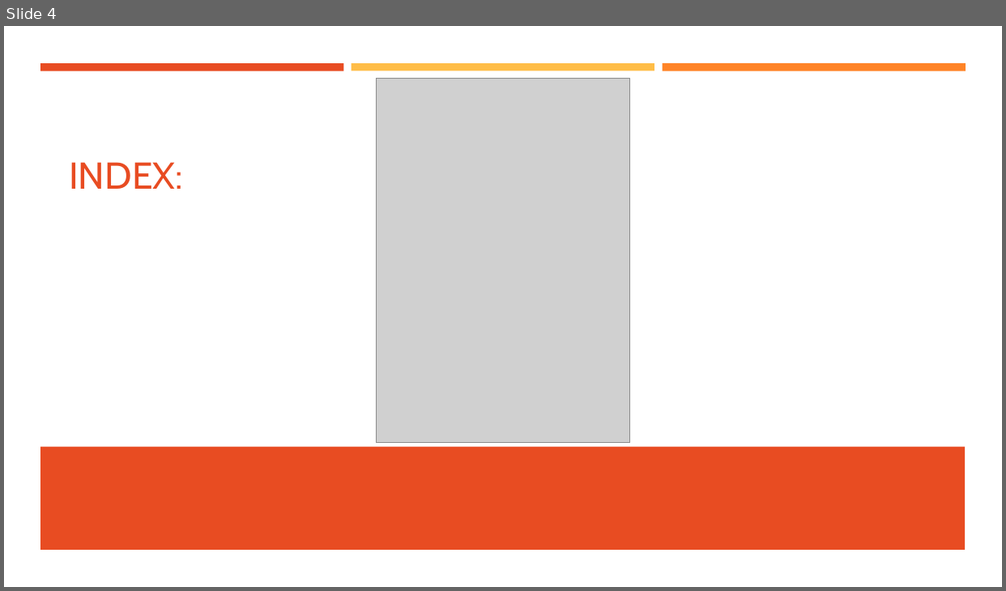
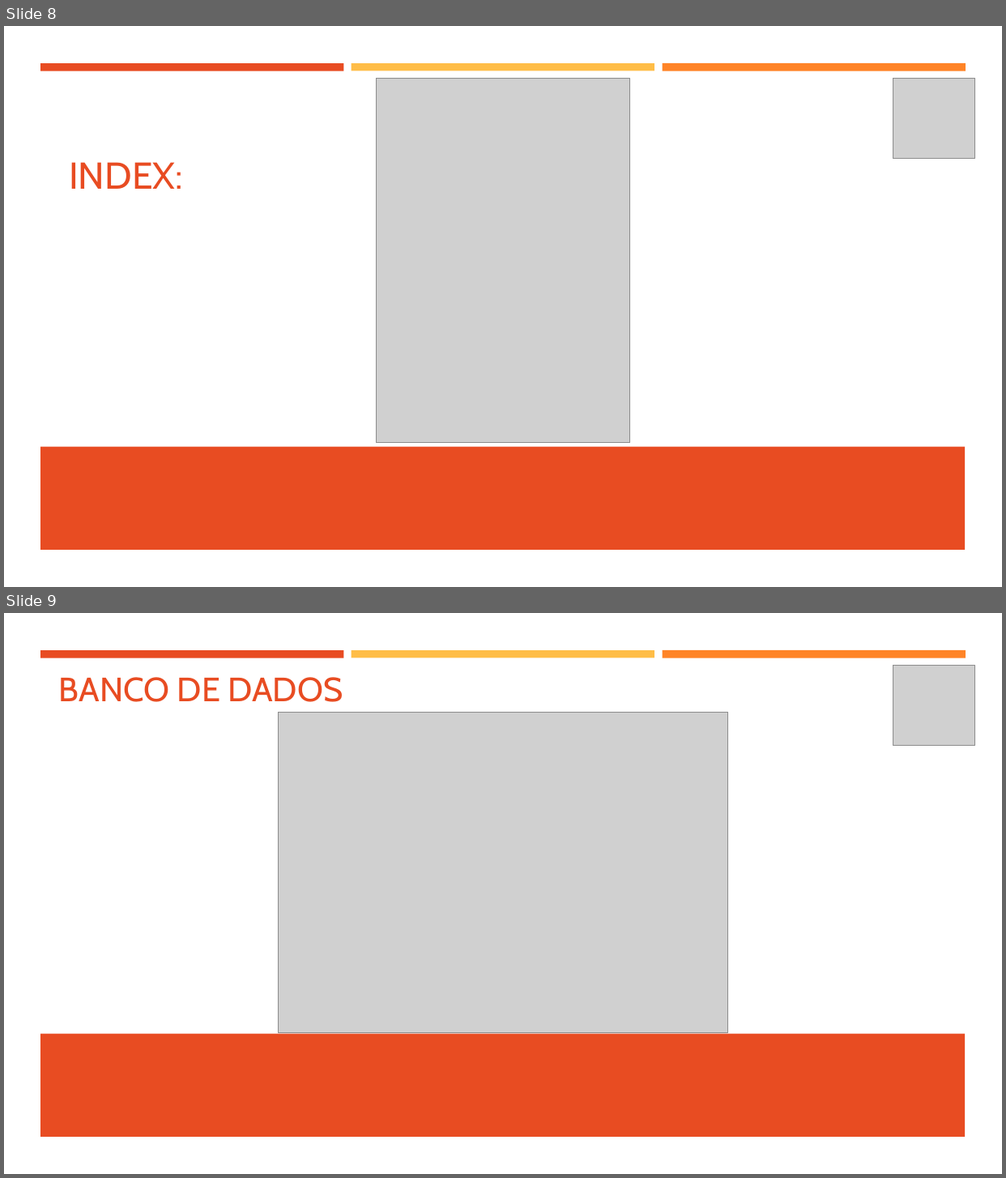
Before and after one commit to brunosilv96/Pizza-Baue, a slide deck: Documentação/Pizza Baue.pptx. Shown one above the other, each under a label of ours: slide 4 before the commit, slides 8 and 9 after it. The pictures are 1006x591 and 1006x1178 pixels, drawn with LibreOffice and Linux fonts; fonts in the diff are those of the drawing; grey boxes stand for pictures. Boxes give left, top, right and bottom in pixels: in the first picture for what was removed or moved away, otherwise in the second. Text is boxed around its words. In the diff, an @@ line names an element or a change of style, - is before the commit and + after.

```diff
--- a/Documentação/Pizza Baue.pptx
+++ b/Documentação/Pizza Baue.pptx
@@ slide 9 added at bbox=[4, 613, 1002, 1174], background #FFFFFF; not listed: 4 template elements that a slide beside it also shows @@
@@ title added at bbox=[59, 677, 343, 702], 32.4 pt, text #E84C22 @@
+BANCO DE DADOS
@@ picture added at bbox=[893, 666, 975, 746] @@
@@ picture added at bbox=[278, 712, 729, 1033] @@
@@ what was slide 4 is now slide 8 @@
@@ slide 8 changed as well @@
@@ picture added at bbox=[893, 79, 975, 159] @@
```
Also in this commit, not shown: 4 other slides changed, 7 other slides added, 1 slide removed, 9 other files.
